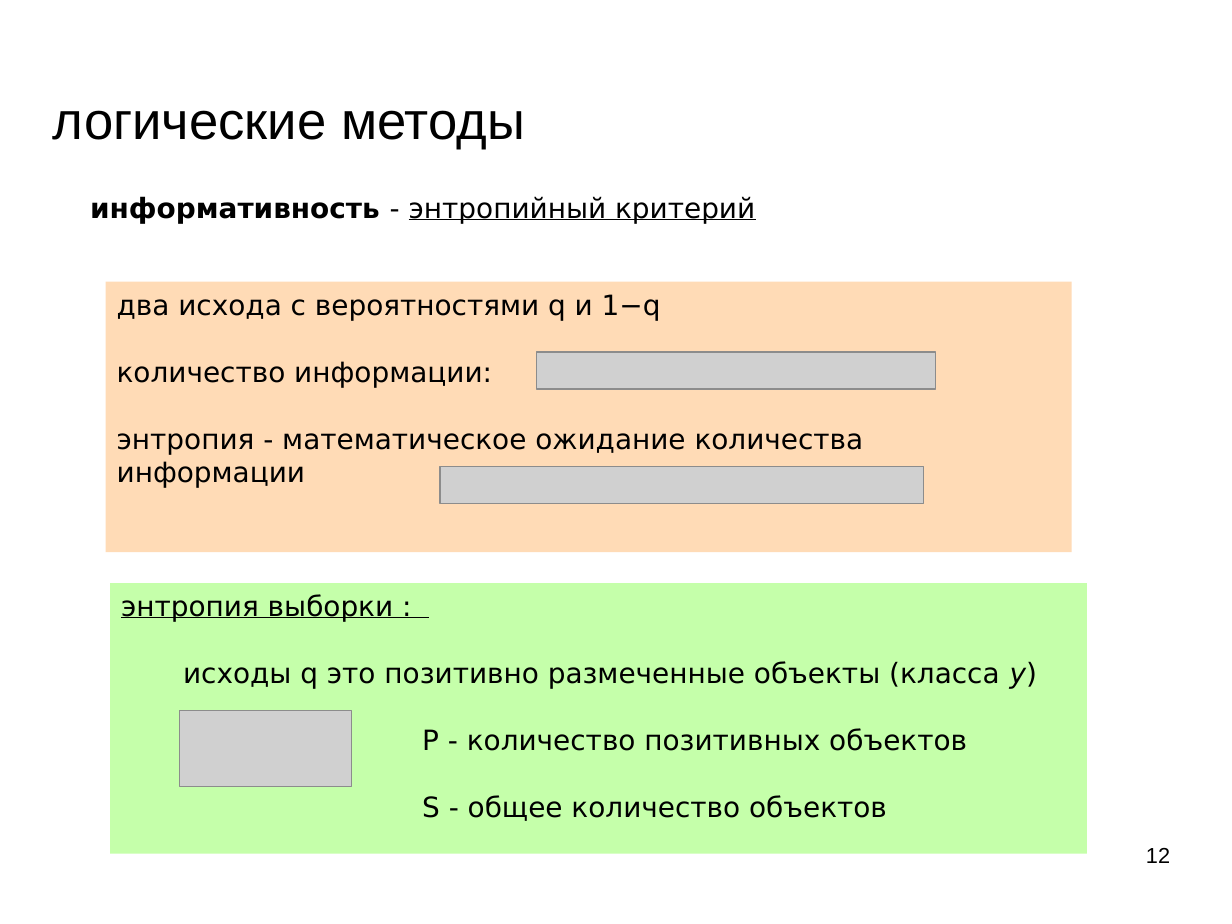
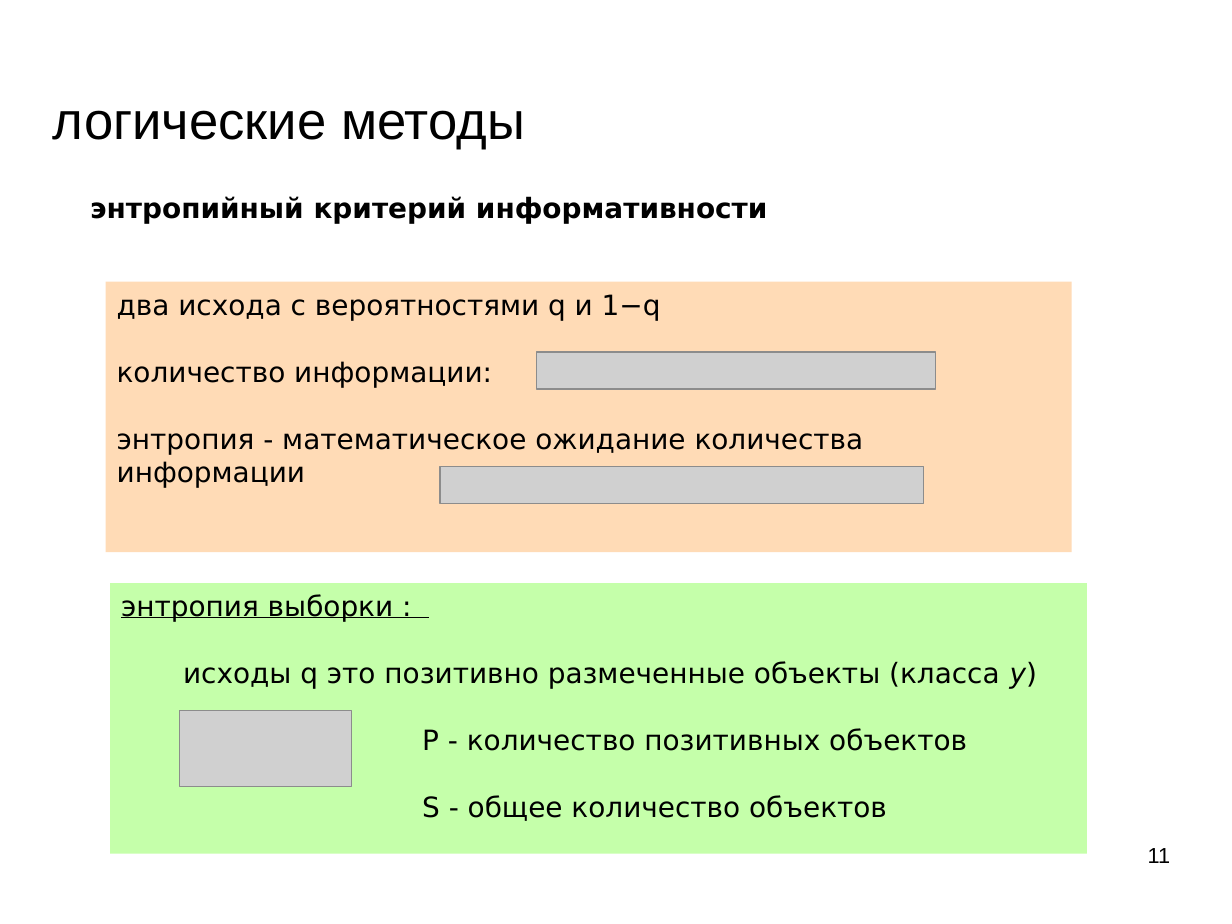
Before and after one commit to mechanoid5/ml_lectorium_2024_I, a slide deck: slide 11 of 11-logical.odp (slide 12 before the commit). Drawn at 1232x924 pixels with LibreOffice and Linux fonts; fonts in the diff are those of the drawing; grey boxes stand for pictures; background and template pictures are left out. Boxes give left, top, right and bottom in pixels: in the first picture for what was removed or moved away, otherwise in the second. Text is boxed around its words. In the diff, an @@ line names an element or a change of style, - is before the commit and + after.

```diff
--- a/11-logical.odp
+++ b/11-logical.odp
@@ text at bbox=[90, 196, 768, 223]: text changed; bold on @@
-информативность - энтропийный критерий
+энтропийный критерий информативности
@@ page number at bbox=[1148, 848, 1171, 863]: text changed @@
-12
+11
```
Also in this commit, not shown: 11 other slides changed, 1 slide removed, 2 other files.
